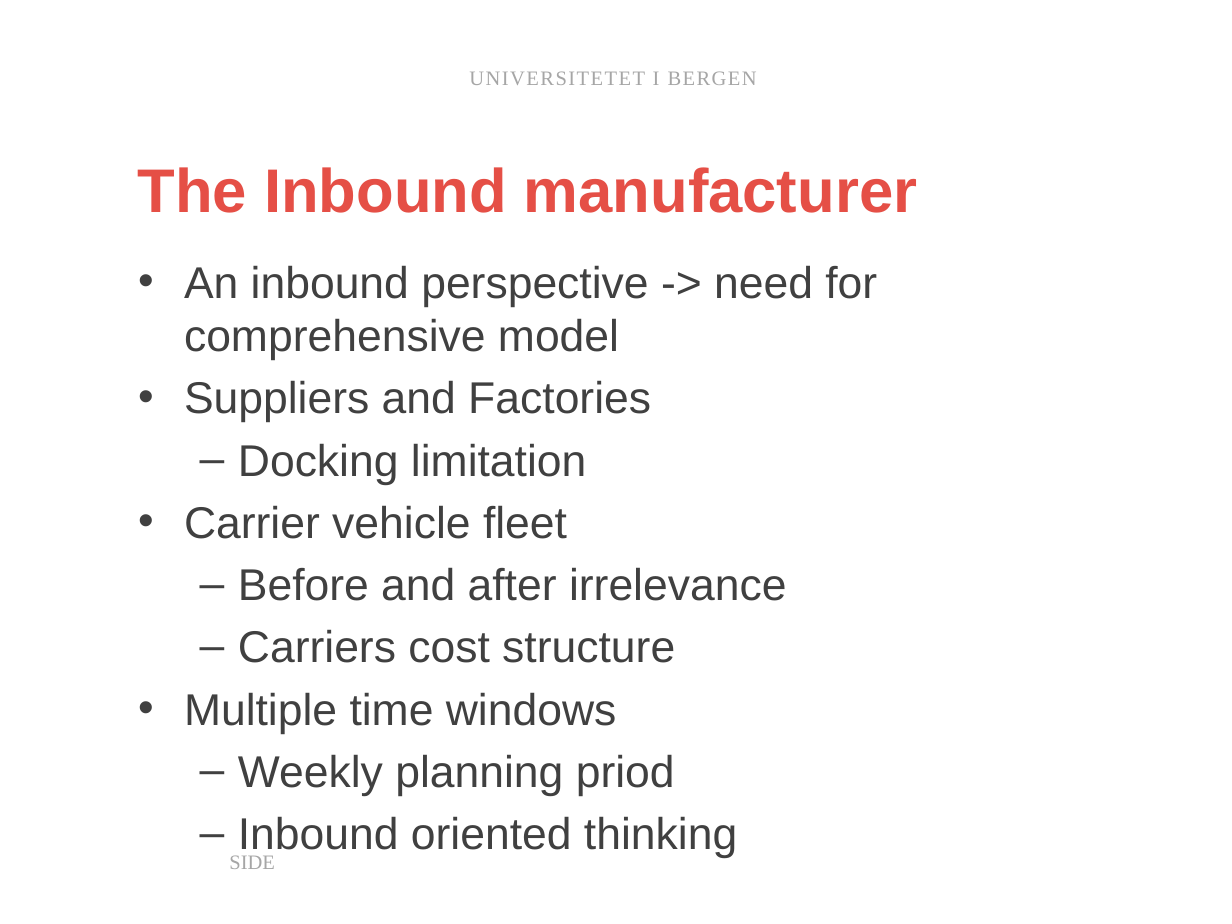
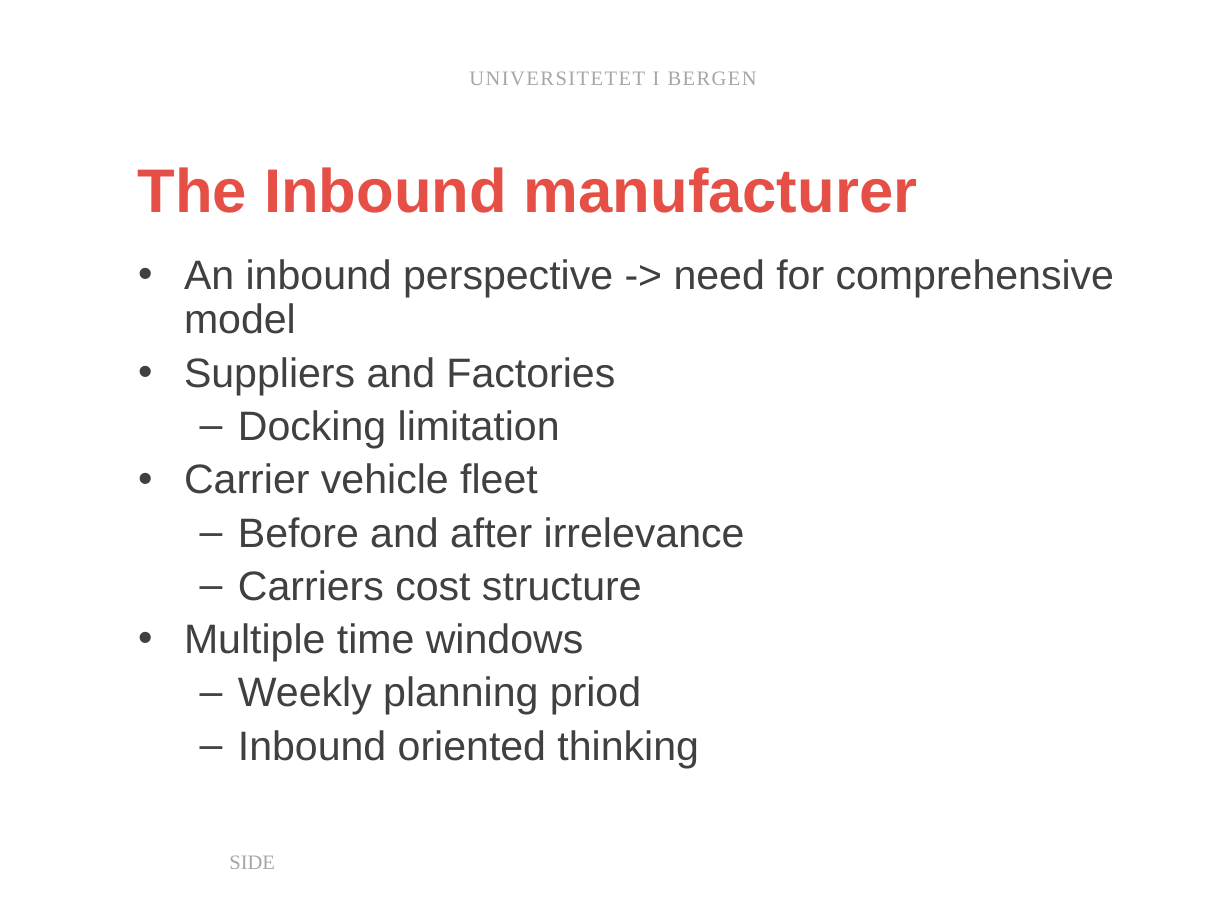
Before and after one commit to prebujo/INF319, a slide deck: slide 10 of presentation/INF319_pjo047.pptx. Drawn at 1232x924 pixels with LibreOffice and Linux fonts; fonts in the diff are those of the drawing; background and template pictures are left out. Boxes give left, top, right and bottom in pixels: in the first picture for what was removed or moved away, otherwise in the second. Text is boxed around its words. In the diff, an @@ line names an element or a change of style, - is before the commit and + after.

```diff
--- a/presentation/INF319_pjo047.pptx
+++ b/presentation/INF319_pjo047.pptx
@@ text "An inbound perspective -> need ..." at box(184, 259, 1114, 768): size 26 to 24.1 pt; line spacing 1 to 0.9 @@
```
Also in this commit, not shown: 2 other slides changed, 1 slide removed, 9 other files.
